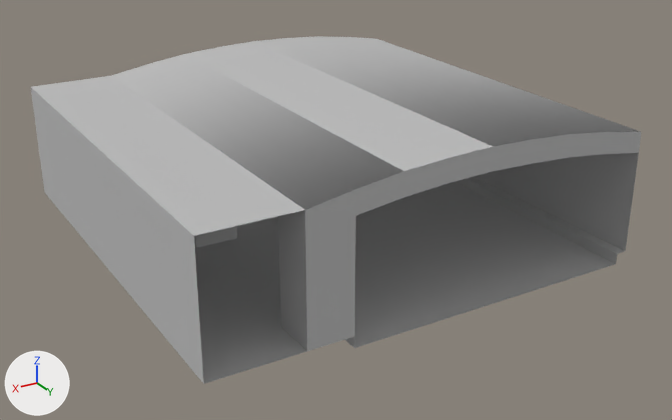
One commit to the OBJ model Remnant/Assets/Prefab Assets/church/catacomb_str_1.obj: the scene before it, then after it.
Rendered twice from a 50 mm lens placed at (8.93, 17.56, 9.15), pointed at (-1.22, 0.64, 0.69). The axes (+X, +Y, +Z) are drawn at lower left. The lights are the same throughout. Where no turn or scale is listed for an object, it has been applied to the vertices. Vertices at the same position are counted once.

Names of what the first picture shows: 'catacomb_str_1'.
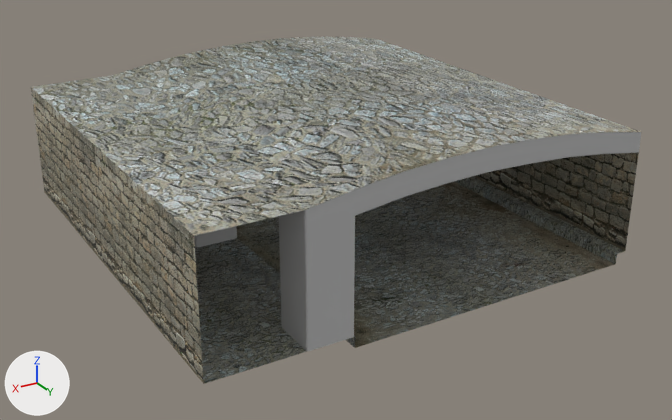
Location of each change, [x1, y1, x2, y2] in pixels of the pictures (672 x 420 px):
part 1 of me_catacomb_str_1, added: after [194, 132, 641, 351]
part 2 of me_catacomb_str_1, cut back: before [194, 132, 641, 351]; after [236, 178, 617, 348]
part 3 of me_catacomb_str_1, recoloured: [31, 36, 640, 384] in both

What the commit changed:
Picture 'catacomb_str_1_wall_floor_d.tga' (img_catacomb_str_1_wall_floor_d_tga) is new.
Material 'catacomb_str_UV_1:___Default' (mat_catacomb_str_uv_1____default) is new.
Its texture is img_catacomb_str_1_wall_floor_d_tga.
Its roughness is 0.9.
me_catacomb_str_1 is used by ob_catacomb_str_1; location (0.0, 0.0, 0.0).
me_catacomb_str_1 had 522 vertices, 485 faces and spanned x -6.0..4.0, y -5.0..5.0, z 0.0..3.4.
me_catacomb_str_1 no longer uses material mat_wall_torch_initialshadinggroup (white #e7e7e7).
me_catacomb_str_1 now has 272 vertices, 203 faces and spans x -6.0..4.0, y -5.0..5.0, z 0.0..3.4.
me_catacomb_str_1 part 1: a new loose piece of 234 vertices spanning x -6.0..2.0, y -5.0..5.0, z 0.24..3.39, in mat_initialshadinggroup (grey #bcbcbc).
Part 2, on me_catacomb_str_1:
138 vertices are removed from x -6.0..2.0, y -5.0..5.0, z 0.0..3.4.
107 faces are deleted.
8 vertices are added at x -5.74..0.99, y -5.0..5.0, z 0.0..0.23.
5 new faces join them, mat_catacomb_str_uv_1____default (picture img_catacomb_str_1_wall_floor_d_tga).
me_catacomb_str_1 part 3: 14 faces spanning x -6.0..4.0, y -5.0..5.0, z 0.25..3.4 switch from mat_initialshadinggroup (grey #bcbcbc) to mat_catacomb_str_uv_1____default (picture img_catacomb_str_1_wall_floor_d_tga).
